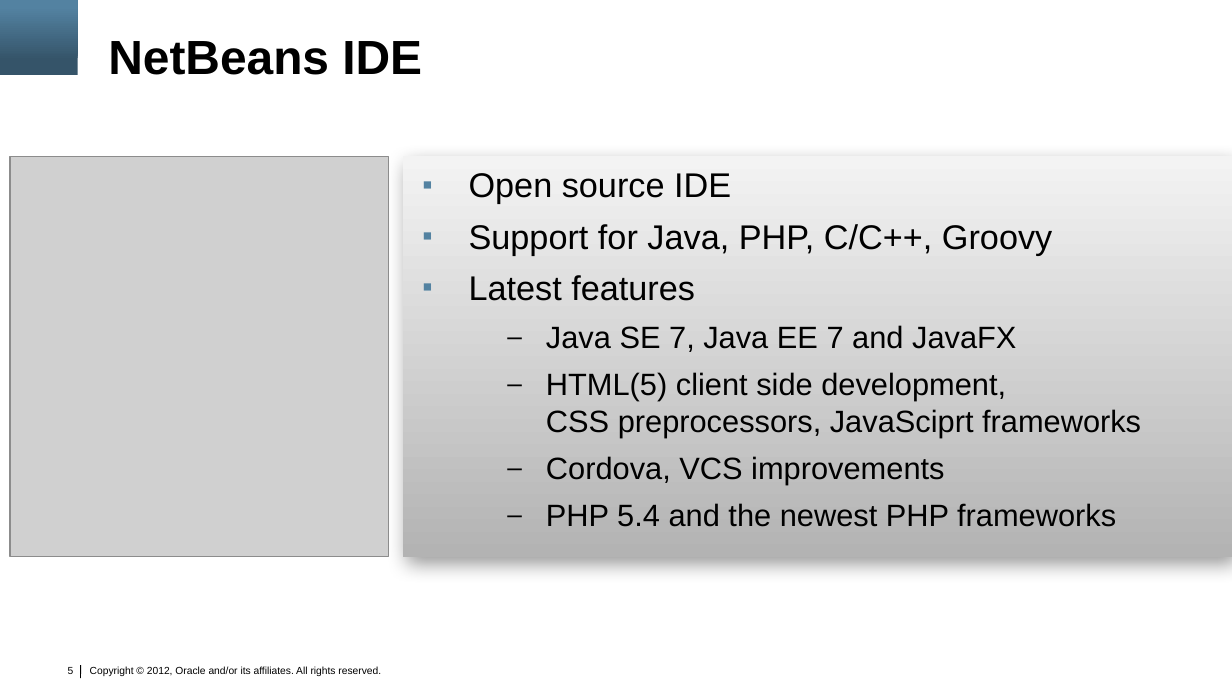
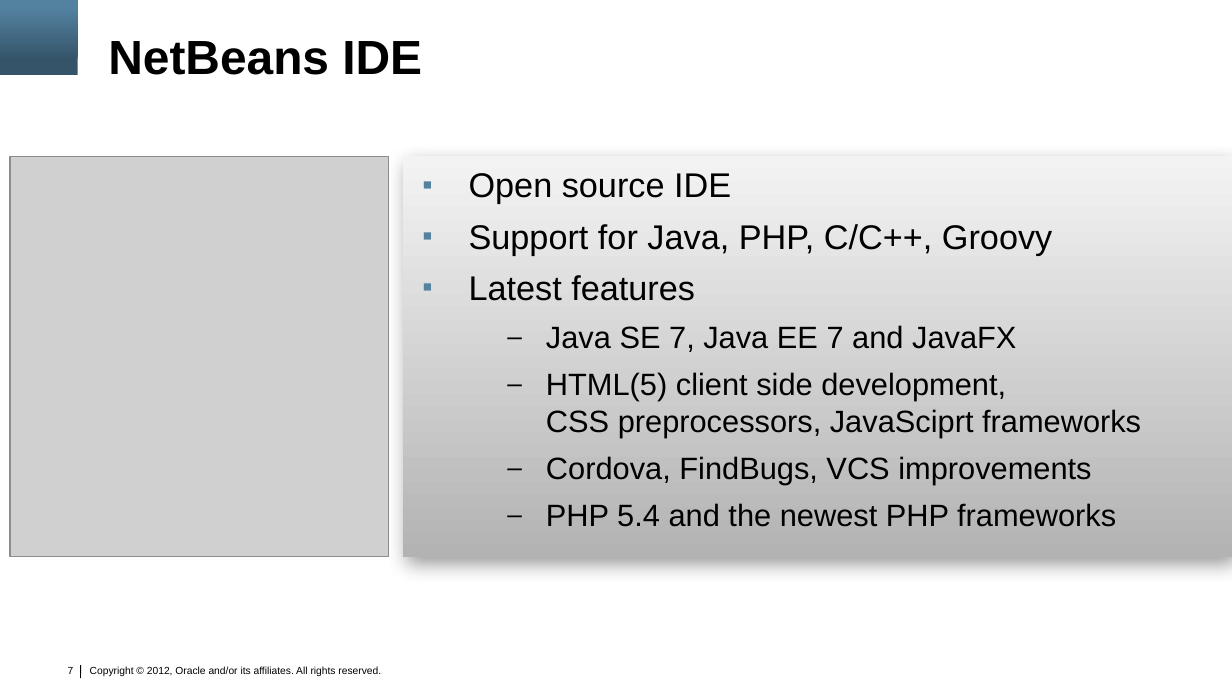
Before and after one commit to marfous/j1demo-pf, a slide deck: slide 7 of con3638.pptx (slide 5 before the commit). Drawn at 1232x693 pixels with LibreOffice and Linux fonts; fonts in the diff are those of the drawing; grey boxes stand for pictures; background and template pictures are left out. Boxes give left, top, right and bottom in pixels: in the first picture for what was removed or moved away, otherwise in the second. Text is boxed around its words. In the diff, an @@ line names an element or a change of style, - is before the commit and + after.

```diff
--- a/con3638.pptx
+++ b/con3638.pptx
@@ text at (546, 456, 1091, 485): text changed @@
-  – Cordova, VCS improvements
+  – Cordova, FindBugs, VCS improvements
@@ page number at (68, 667, 74, 674): text changed @@
-5
+7
```
Also in this commit, not shown: 4 other slides changed, 2 slides added.
